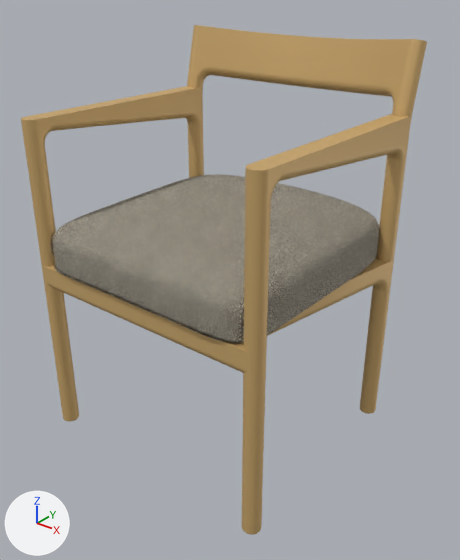
The glTF model glb/orionchair.glb: old version first, new version second.
Both versions are drawn from a camera (50 mm lens) standing at (0.729, -0.922, 0.882) and looking at (0.011, -0.024, 0.326). Lighting does not change. The marker at lower left points along +X, +Y and +Z. The older version comes first. Where no turn or scale is listed for an object, it has been applied to the vertices. Vertices at exactly the same position are counted once.

Before the edit, the objects in view are built like this:
```python
me_chair = bpy.data.meshes.new('chair')
me_chair.from_pydata(...)  # 4773 vertices, 9279 faces; spans x -0.268..0.262, y -0.282..0.283, z -0.374..0.403
# faces by material slot: [8953, 326]
me_chair.materials.append(mat_chocofur_leather_simple_01_diff)  # beige #d5b174
me_chair.materials.append(mat_custom__5___imported__001)  # picture img_1001004222
me_chair_001 = bpy.data.meshes.new('chair.001')
me_chair_001.from_pydata(...)  # 2745 vertices, 5364 faces; spans x -244.0..245.0, y -44.0..71.0, z -239.0..280.0
me_chair_001.materials.append(mat_custom__5___imported__001)  # picture img_1001004222
ob_chair = bpy.data.objects.new('chair', me_chair)
ob_chair.location = (0.0, 0.0, 0.374)
ob_chair_001 = bpy.data.objects.new('chair.001', me_chair_001)
ob_chair_001.location = (0.0, 0.0, 0.412)
ob_chair_001.rotation_euler = (1.571, 0.0, 0.0)  # degrees (90, 0, 0)
ob_chair_001.scale = (0.001, 0.001, 0.001)
```
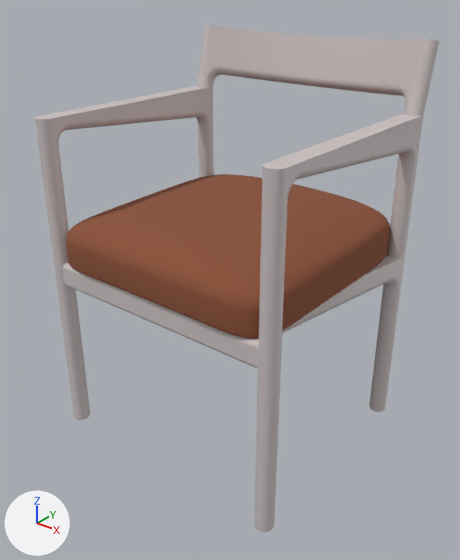
Boxes [x1, y1, x2, y2] around the edits, measured in the pictures (460 x 560 px):
'chair', deleted (brown)
    before: [21, 25, 427, 535]
'chair.001', reshaped, moved, turned, rescaled, recoloured
    before: [53, 174, 379, 343]
    after: [66, 174, 390, 339]
'Mesh_1', added
    after: [222, 27, 407, 96]
'Mesh_3', added
    after: [254, 157, 304, 532]
'Mesh_12', added
    after: [369, 39, 439, 412]
'Mesh_6', added
    after: [62, 260, 391, 369]
'Mesh_2', added
    after: [35, 112, 90, 420]
'Mesh_5', added
    after: [284, 116, 416, 179]
'Mesh_4', added
    after: [59, 87, 202, 130]
'Mesh_11', added
    after: [193, 25, 227, 178]

What the commit changed:
Material 'Material.002' (mat_material_002) is new.
Its base color is (0.259, 0.0838, 0.0392) (brown #8b5238).
Its roughness is 1.0.
Material 'Material.001' (mat_material_001) is new.
Its base color is (0.62, 0.553, 0.553) (light grey #cec4c4).
me_chair_001 is used by ob_chair_001; location (0.0, 0.0, 0.412); rotation (1.571, 0.0, 0.0), in degrees (90, 0, 0); scale (0.001, 0.001, 0.001).
me_chair_001 had 2745 vertices, 5364 faces and spanned x -244.0..245.0, y -44.0..71.0, z -239.0..280.0.
me_chair_001 no longer uses material mat_custom__5___imported__001 (picture img_1001004222).
me_chair_001 now has 5023 vertices, 10042 faces and spans x 0.0, y 0.0, z 0.0.
me_chair_001 part 1: 2745 vertices removed from x -244.0..245.0, y -44.0..71.0, z -239.0..280.0; 5023 vertices added at x 0.0, y 0.0, z 0.0.
me_chair_001 gains material mat_material_002 (brown #8b5238).
Mesh me_mesh_12 is new.
It has 1590 vertices, 3174 faces and spans x -0.039..0.02, y -0.039..0.063, z -0.336..0.44.
It uses material mat_material_001 (light grey #cec4c4).
Mesh me_mesh_11 is new.
It has 1522 vertices, 3040 faces and spans x -0.02..0.039, y -0.039..0.063, z -0.354..0.423.
It uses material mat_material_001 (light grey #cec4c4).
Mesh me_mesh_6 is new.
It has 1235 vertices, 2470 faces and spans x -0.26..0.256, y -0.144..0.263, z -0.013..0.037.
It uses material mat_material_001 (light grey #cec4c4).
Mesh me_mesh_5 is new.
It has 66 vertices, 128 faces and spans x -0.017..0.018, y -0.179..0.183, z -0.028..0.035.
It uses material mat_material_001 (light grey #cec4c4).
Mesh me_mesh_4 is new.
It has 66 vertices, 128 faces and spans x -0.018..0.017, y -0.179..0.183, z -0.028..0.035.
It uses material mat_material_001 (light grey #cec4c4).
Mesh me_mesh_3 is new.
It has 1044 vertices, 2084 faces and spans x -0.016..0.019, y -0.023..0.036, z -0.262..0.388.
It uses material mat_material_001 (light grey #cec4c4).
Mesh me_mesh_2 is new.
It has 1044 vertices, 2084 faces and spans x -0.019..0.016, y -0.023..0.036, z -0.262..0.388.
It uses material mat_material_001 (light grey #cec4c4).
Mesh me_mesh_1 is new.
It has 782 vertices, 1560 faces and spans x -0.221..0.221, y -0.048..0.049, z -0.037..0.072.
It uses material mat_material_001 (light grey #cec4c4).
Object 'chair' (ob_chair) is deleted.
Object 'chair.001' (ob_chair_001) turns from (90, 0, 0) to (0, 0, 0) degrees about x, y and z.
Object 'chair.001' (ob_chair_001) is rescaled from (0.001, 0.001, 0.001) to (1.0, 1.0, 1.0).
Object 'chair.001' (ob_chair_001) moves from (0.0, 0.0, 0.412) to (0.013, -0.008, 0.41).
Object 'Mesh_12' (ob_mesh_12) is new; it shows me_mesh_12.
Its location is (0.256, 0.191, 0.336).
Object 'Mesh_11' (ob_mesh_11) is new; it shows me_mesh_11.
Its location is (-0.234, 0.191, 0.354).
Object 'Mesh_6' (ob_mesh_6) is new; it shows me_mesh_6.
Its location is (0.013, -0.105, 0.338).
Object 'Mesh_5' (ob_mesh_5) is new; it shows me_mesh_5.
Its location is (0.259, -0.018, 0.615).
Object 'Mesh_4' (ob_mesh_4) is new; it shows me_mesh_4.
Its location is (-0.236, -0.018, 0.615).
Object 'Mesh_3' (ob_mesh_3) is new; it shows me_mesh_3.
Its location is (0.257, -0.231, 0.262).
Object 'Mesh_2' (ob_mesh_2) is new; it shows me_mesh_2.
Its location is (-0.235, -0.231, 0.262).
Object 'Mesh_1' (ob_mesh_1) is new; it shows me_mesh_1.
Its location is (0.012, 0.254, 0.701).
